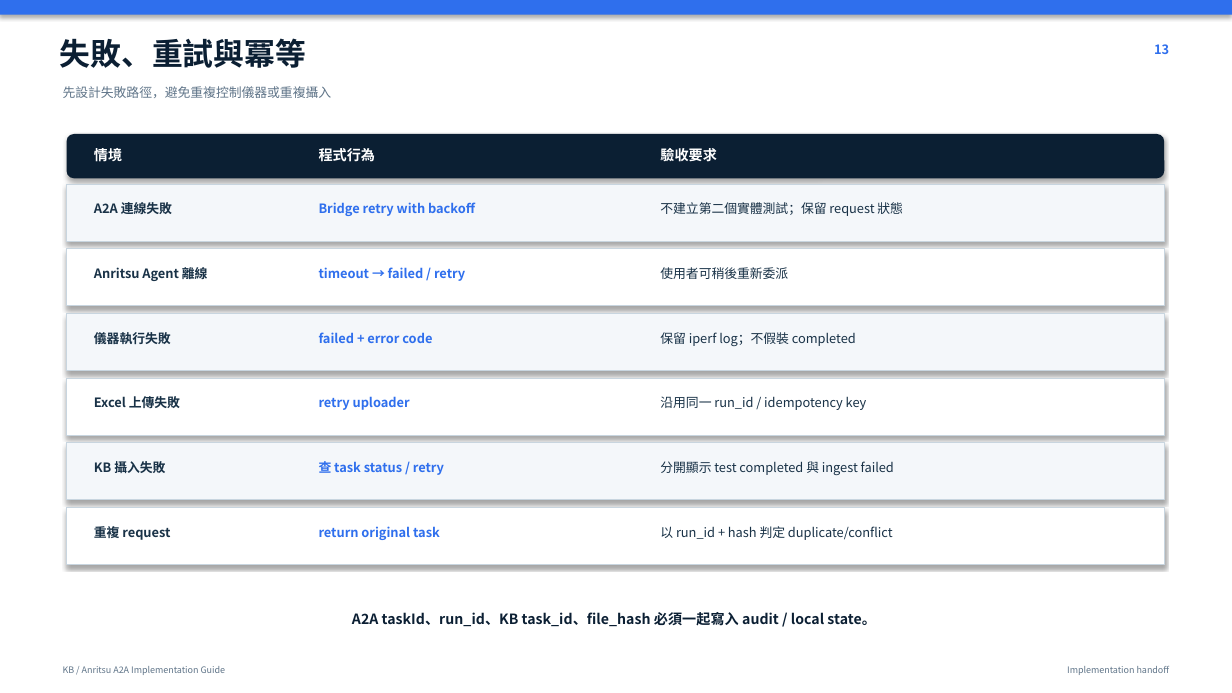
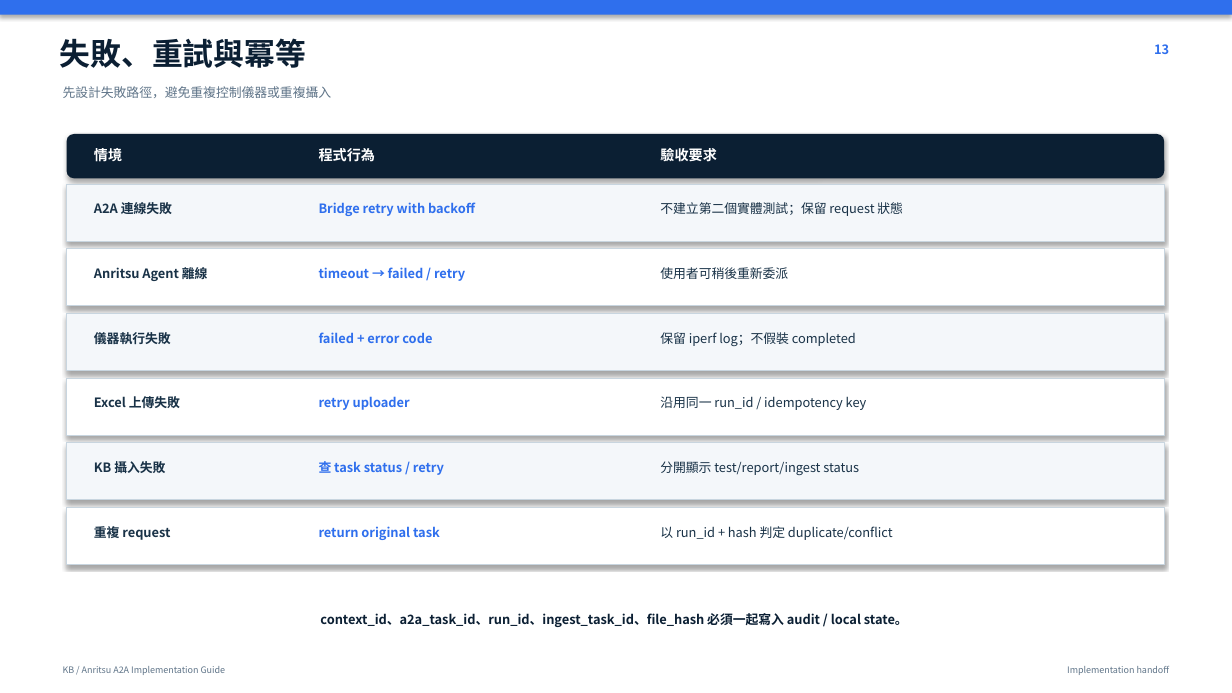
Before and after one commit to kyocarlos/knowledge-base-agent-source, a slide deck: slide 13 of ANRITSU_AGENT_A2A_IMPLEMENTATION_GUIDE.pptx. Drawn at 1232x693 pixels with LibreOffice and Linux fonts; fonts in the diff are those of the drawing. Boxes give left, top, right and bottom in pixels: in the first picture for what was removed or moved away, otherwise in the second. Text is boxed around its words. In the diff, an @@ line names an element or a change of style, - is before the commit and + after.

```diff
--- a/ANRITSU_AGENT_A2A_IMPLEMENTATION_GUIDE.pptx
+++ b/ANRITSU_AGENT_A2A_IMPLEMENTATION_GUIDE.pptx
@@ text at (660,461,859,475): text changed @@
-分開顯示 test completed 與 ingest failed
+分開顯示 test/report/ingest status
@@ text at (320,613,908,627): text changed; size 11 to 10 pt @@
-A2A taskId、run_id、KB task_id、file_hash 必須一起寫入 audit / local state。
+context_id、a2a_task_id、run_id、ingest_task_id、file_hash 必須一起寫入 audit / local state。
```
Also in this commit, not shown: 13 other slides changed, 17 other files.
